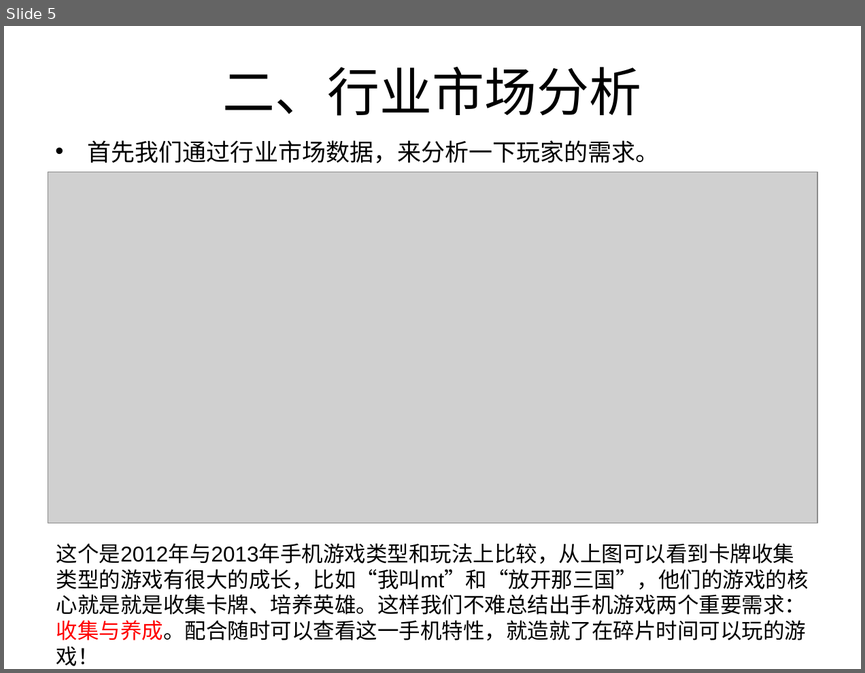
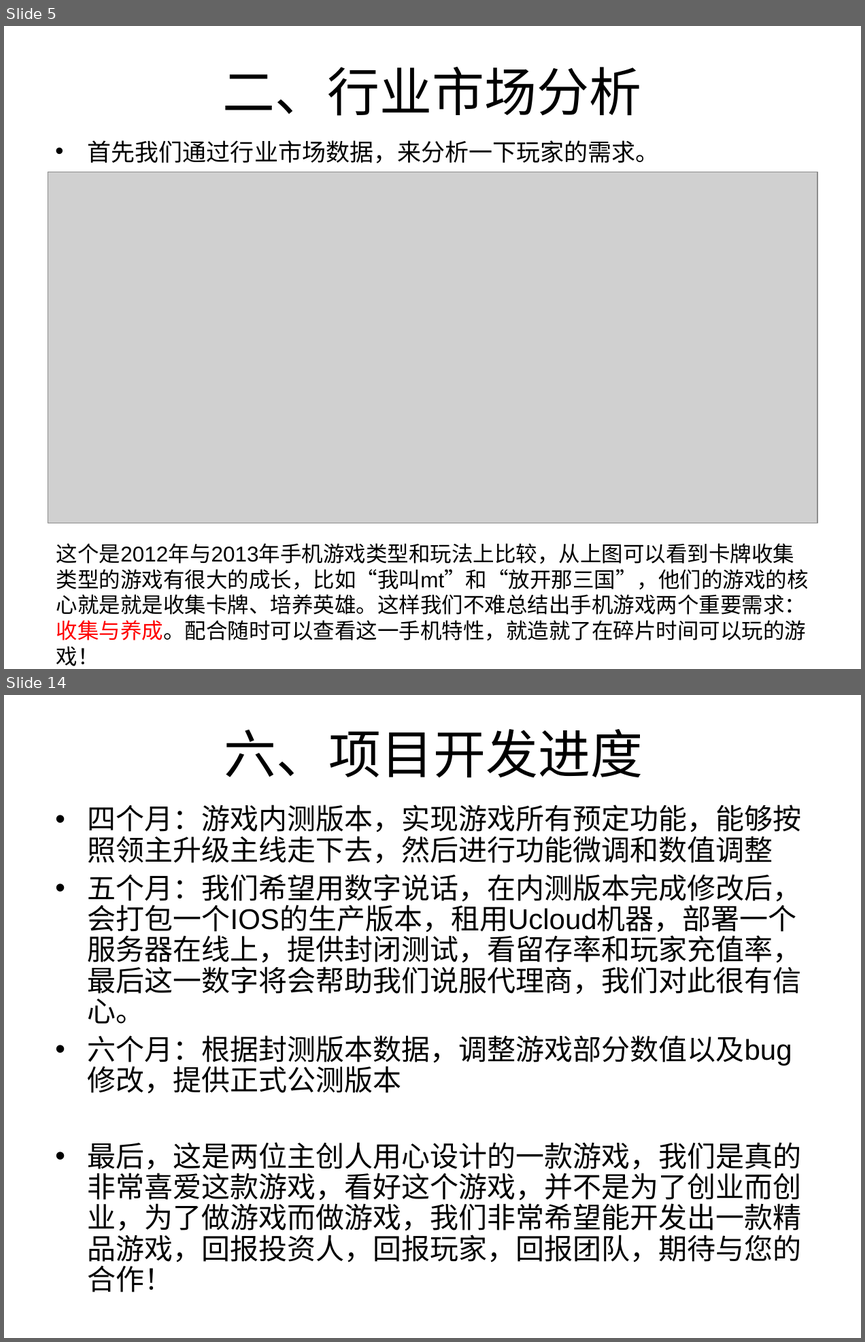
Before and after one commit to caihan1984/demov1, a slide deck: Assets/document/y3商业计划书.ppt. Shown one above the other, each under a label of ours: slide 5 before the commit, slides 5 and 14 after it; the slides between them are not shown. The pictures are 865x673 and 865x1342 pixels, drawn with LibreOffice and Linux fonts; fonts in the diff are those of the drawing; grey boxes stand for pictures. Boxes give left, top, right and bottom in pixels: in the first picture for what was removed or moved away, otherwise in the second. Text is boxed around its words. In the diff, an @@ line names an element or a change of style, - is before the commit and + after.

```diff
--- a/Assets/document/y3商业计划书.ppt
+++ b/Assets/document/y3商业计划书.ppt
@@ slide 14 added at [4,695,861,1338], background #FFFFFF @@
@@ title added at [224,729,643,778], 44 pt, text #000000 @@
+六、项目开发进度
@@ text added at [88,804,802,1292], 24 pt, text #000000 @@
+• 四个月：游戏内测版本，实现游戏所有预定功能，能够按照领主升级主线走下去，然后进行功能微调和数值调整
+• 五个月：我们希望用数字说话，在内测版本完成修改后，会打包一个IOS的生产版本，租用Ucloud机器，部署一个服务器在线上，提供封闭测试，看留存率和玩家充值率，最后这一数字将会帮助我们说服代理商，我们对此很有信心。
+• 六个月：根据封测版本数据，调整游戏部分数值以及bug修改，提供正式公测版本
+• 最后，这是两位主创人用心设计的一款游戏，我们是真的非常喜爱这款游戏，看好这个游戏，并不是为了创业而创业，为了做游戏而做游戏，我们非常希望能开发出一款精品游戏，回报投资人，回报玩家，回报团队，期待与您的合作！
```
Also in this commit, not shown: 9 slides changed, 2 other slides added.
